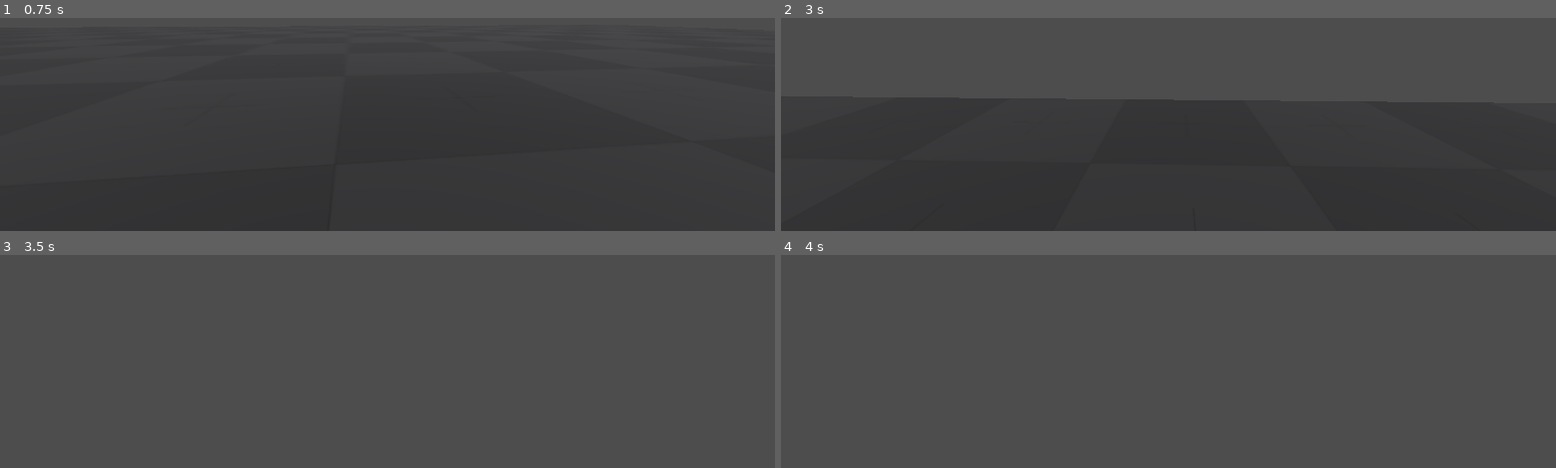
Above: before the commit, frames 1-4 (two rows, left to right).
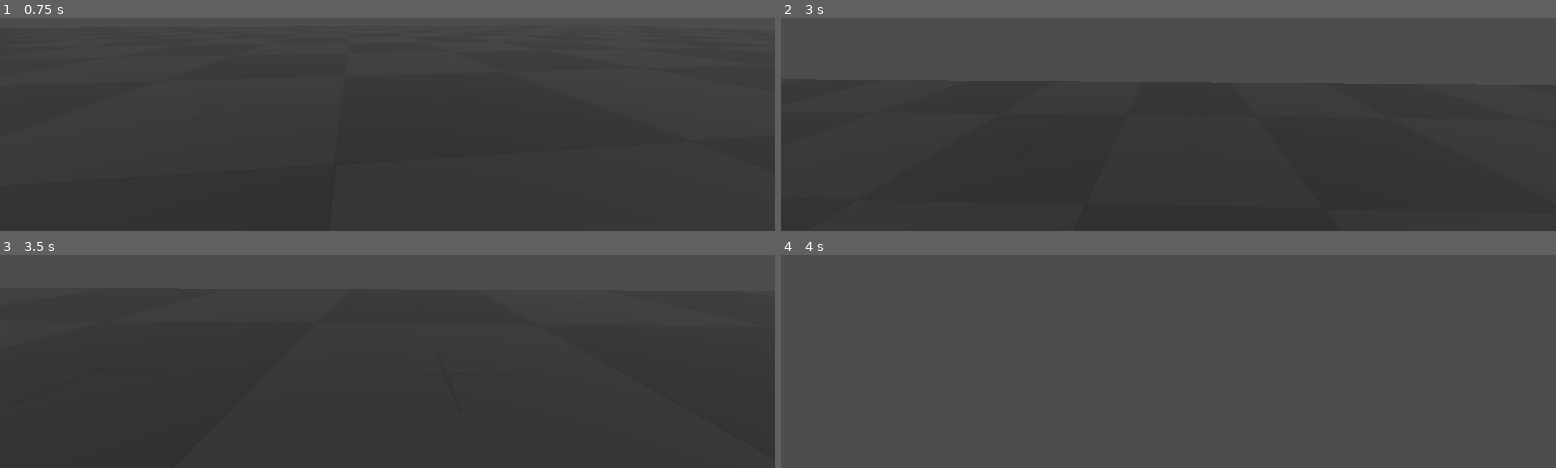
Above: after the commit, the same moments.

Repository: johnwdodge/pacmanninja
Game: Godot game, scene res://scenes/levels/test_level.tscn
The game is run twice, just before and just after one commit, with the same random seed, the same clock (stepped at 60 frames per second) and the same inputs.
Inputs (mouse positions are in pixels of both pictures, inside the frame that each line leads up to):
- Up to frame 1 (0.75 s): tap Enter at 0.5 s; move the mouse to (outside the picture) at 0.52 s; hold W (move_forward) from 0.53 s (still down); hold Ctrl (crouch) from 0.53 s (still down)
- Up to frame 2 (3 s): keep holding W (move_forward); tap Space (jump) at 0.77, 1.25, 1.52, 2.75 s; move the mouse to (outside the picture) at 1.27 s; release Ctrl (crouch) at 1.28 s; tap Ctrl (crouch) at 1.35, 2.3, 2.85 s; tap Enter at 2 s; move the mouse to (outside the picture) at 2.02 s; hold Shift (sprint) 2.03-2.78 s; move the mouse to (1160, 20) at 2.77 s
- Up to frame 3 (3.5 s): keep holding W (move_forward); tap Space (jump) at 3.02 s
- Up to frame 4 (4 s): keep holding W (move_forward); move the mouse to (1222, 255) at 3.52 s; hold Ctrl (crouch) from 3.53 s (still down); tap Space (jump) at 3.77 s

Frame 1 is identical in both runs. In frame 3, 12% of the frame differs, in the area x 0-100%, y 42-100%; in frame 4, nothing differs.

Commit message:
git commit

Diff:
--- a/charcontrol.gd
+++ b/charcontrol.gd
@@ -3,7 +3,7 @@
 
 # ── Settings ──────────────────────────────────────────
 const ACCEL: float = 7.0
-const AIR_ACCEL: float = 1.5
+const AIR_ACCEL: float = 1.2
 const DECEL: float = 14.0
 const MAX_SPEED: float = 15.0
 const CROUCH_SPEED: float = 2.5
@@ -14,19 +14,26 @@
 const SLIDE_SPEED: float = 20.0
 const DASH_SPEED: float = 35.0
 const DASH_DURATION: float = 0.15
-const WALL_LENIENCE: float = 0.1
+const WALL_LENIENCE: float = 0.15
 const HEAD_STAND_HEIGHT: float = 1.8
 const HEAD_CROUCH_HEIGHT: float = 1.0
-const WALL_JUMP_AWAY_FORCE: float = 6.0
+const WALL_JUMP_AWAY_FORCE: float = 5.0
+const POWER_DURATION: float = 10.0
+const METER_REFILL: float = 1.0
+const METER_SIZE: float = 900
+const SLAM_UP: float = 0.1
+const SLAM_SPEED: float = 40.0
 
 # ── References ────────────────────────────────────────
+
 @onready var _head: Node3D = $Head
 @onready var _camera: Camera3D = $Head/Camera
 @onready var _standing_collision: CollisionShape3D = $StandingCollision
 @onready var _crouching_collision: CollisionShape3D = $CrouchingCollision
 @onready var _hud: Node = $"../HUD"
 
-# ── State ─────────────────────────────────────────────
+# ── Variables ─────────────────────────────────────────────
+
 var _gravity: float = ProjectSettings.get_setting("physics/3d/default_gravity")
 var _is_crouching: bool = false
 var _dash_timer: float = DASH_DURATION
@@ -34,27 +41,29 @@
 var _target_head_height: float = HEAD_STAND_HEIGHT
 var _trajectory: Vector3 = Vector3.ZERO
 var _direction: Vector3 = Vector3.ZERO
-var _can_dash: bool = false
 var _current_speed: float = 0.0
-
-enum State {move, dash, slide, air, wall, idle}
-var state = State.idle
-const POWER_DURATION: float = 10.0
 var _is_powered: bool = false
 var _power_timer: float = 0.0
+var _current_meter: float = METER_SIZE
+var _slam_timer: float = SLAM_UP
+
+# ── State ─────────────────────────────────────────────
+
+enum State {move, dash, slide, air, wall, idle, slam}
+var state = State.idle
+
+
 func change_state(newstate) -> void:
 	state = newstate
+
 # ── Ready ─────────────────────────────────────────────
 
 func _ready() -> void:
 	Input.mouse_mode = Input.MOUSE_MODE_CAPTURED
 	_crouching_collision.disabled = true
 
-
-
-# ── Input ─────────────────────────────────────────────
-
 # ── Physics ───────────────────────────────────────────
+
 func _physics_process(delta: float) -> void:
 	match state:
 		State.idle:
@@ -69,6 +78,8 @@
 			_handle_wall_slide(delta)
 		State.air:
 			_handle_air(delta)
+		State.slam:
+			_handle_slam(delta)
 
 	_lerp_head(delta)
 	_tick_power(delta)
@@ -80,6 +91,7 @@
 	velocity.y -= _gravity * delta
 
 # ── Idle ───────────────────────────────────
+
 func _handle_idle() -> void:
 	print("idle state")
 	if is_on_floor():
@@ -88,7 +100,33 @@
 		change_state(State.air)
 	move_and_slide()
 
-# ── Jump / Air Dash ───────────────────────────────────
+# ── Power ───────────────────────────────────
+
+func apply_power() -> void:
+	_is_powered = true
+	_power_timer = POWER_DURATION
+	_hud.set_powered(true)
+
+func _tick_power(delta: float) -> void:
+	if not _is_powered:
+		return
+	_power_timer -= delta
+	_hud.set_progress(_power_timer, POWER_DURATION)
+	if _power_timer <= 0.0:
+		_is_powered = false
+		_hud.set_powered(false)
+
+# ── Meter ───────────────────────────────────
+
+func _update_meter(delta) -> void:
+	if _current_meter < METER_SIZE:
+		if _is_powered:
+			_current_meter += METER_REFILL * delta * 2
+		else: _current_meter += METER_REFILL * delta
+
+
+# ── Jump / Air ───────────────────────────────────
+
 func _handle_air(delta) -> void:
 	print("air state")
 
@@ -99,6 +137,10 @@
 
 	if is_on_floor():
 		change_state(State.move)
+
+	if Input.is_action_just_pressed("crouch"):
+		_slam_timer = SLAM_UP
+		change_state(State.slam)
 
 	_apply_gravity(delta)
 
@@ -113,7 +155,7 @@
 
 
 func _handle_jump() -> void:
-	if state == State.move:
+	if state == State.move or State.slide:
 		velocity.y = JUMP_VELOCITY
 	if state == State.wall:
 		velocity.y = JUMP_VELOCITY
@@ -122,6 +164,8 @@
 	else:
 		return
 	change_state(State.air)
+
+# ── Wall Slide ───────────────────────────────────
 
 func _handle_wall_slide(delta) -> void:
 	print ("wall state")
@@ -140,7 +184,6 @@
 		velocity.z = lerp(velocity.z, _direction.z * MAX_SPEED, ACCEL * delta)
 		if not is_on_wall_only():
 			_wall_timer -= delta
-
 	else:
 		_wall_timer -= delta
 
@@ -152,10 +195,8 @@
 
 	move_and_slide()
 
-
-
-
 # ── Dash ──────────────────────────────────────────────
+
 func _handle_dash(delta: float) -> void:
 	print("dash state")
 	if _dash_timer > 0:
@@ -169,9 +210,8 @@
 		change_state(State.idle)
 	move_and_slide()
 
-
-
 # ── Crouch / Slide ────────────────────────────────────
+
 func _handle_slide(delta: float) -> void:
 	print ("slide state")
 	_apply_gravity(delta)
@@ -199,15 +239,27 @@
 	_crouching_collision.disabled = not crouching
 	_target_head_height = HEAD_CROUCH_HEIGHT if crouching else HEAD_STAND_HEIGHT
 
+# ── Ground Slam ──────────────────────────────────────────
+
+func _handle_slam(delta) -> void:
+	print("slam state")
+	if _slam_timer >= 0:
+		print("slam up")
+		velocity.y = 10
+		_slam_timer -= delta
+	else:
+		print("slam down")
+		velocity.y = -SLAM_SPEED
+		velocity.z = 0
+		velocity.x = 0
+		if is_on_floor():
+			if Input.is_action_pressed("crouch"):
+				change_state(State.slide)
+				_direction = -global_transform.basis.z.normalized()
+			else: change_state(State.move)
+	move_and_slide()
+
 # ── Movement ──────────────────────────────────────────
-func _handle_accel(accel, current, max) -> float:
-	var final: float
-	if current >= max:
-		final = current - accel
-		return final
-	else:
-		final = current + accel
-		return final
 
 func _handle_movement(delta: float) -> void:
 	print("move state")
@@ -236,6 +288,8 @@
 		_set_crouch(false)
 
 	move_and_slide()
+
+# ── Input ─────────────────────────────────────────────
 
 func _input(event: InputEvent) -> void:
 	if event is InputEventMouseMotion:
@@ -260,17 +314,3 @@
 	rotate_y(-event.relative.x * MOUSE_SENSITIVITY)
 	_head.rotate_x(-event.relative.y * MOUSE_SENSITIVITY)
 	_head.rotation.x = clamp(_head.rotation.x, -deg_to_rad(MAX_LOOK_ANGLE), deg_to_rad(MAX_LOOK_ANGLE))
-
-func apply_power() -> void:
-	_is_powered = true
-	_power_timer = POWER_DURATION
-	_hud.set_powered(true)
-
-func _tick_power(delta: float) -> void:
-	if not _is_powered:
-		return
-	_power_timer -= delta
-	_hud.set_progress(_power_timer, POWER_DURATION)
-	if _power_timer <= 0.0:
-		_is_powered = false
-		_hud.set_powered(false)
